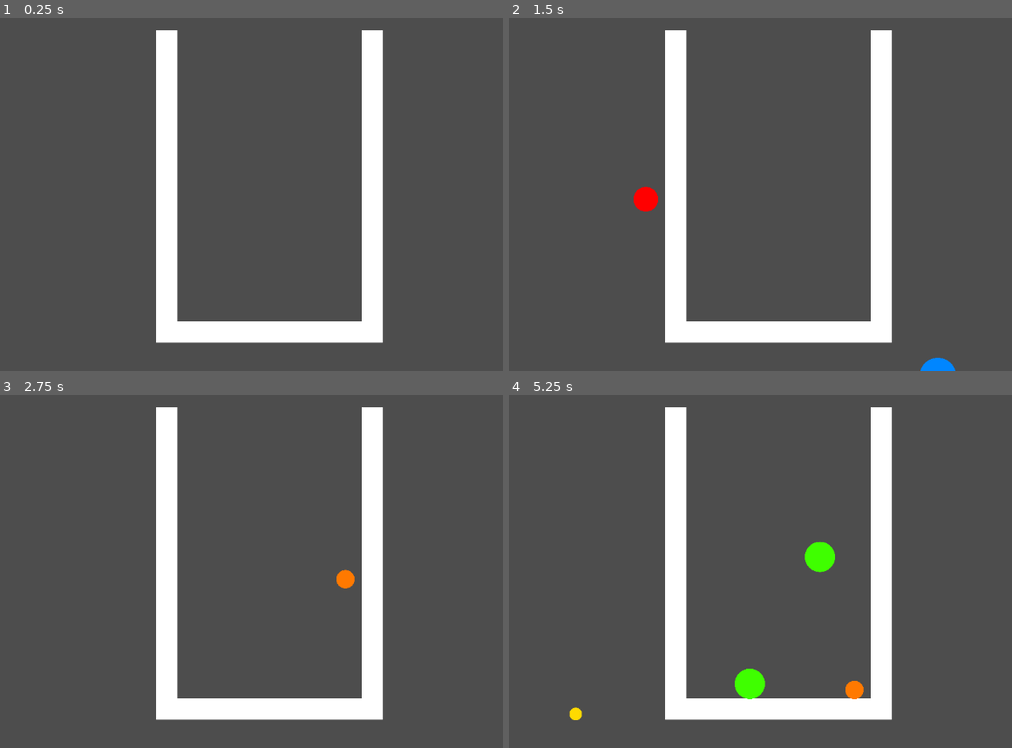
Above: before the commit, frames 1-4 (two rows, left to right).
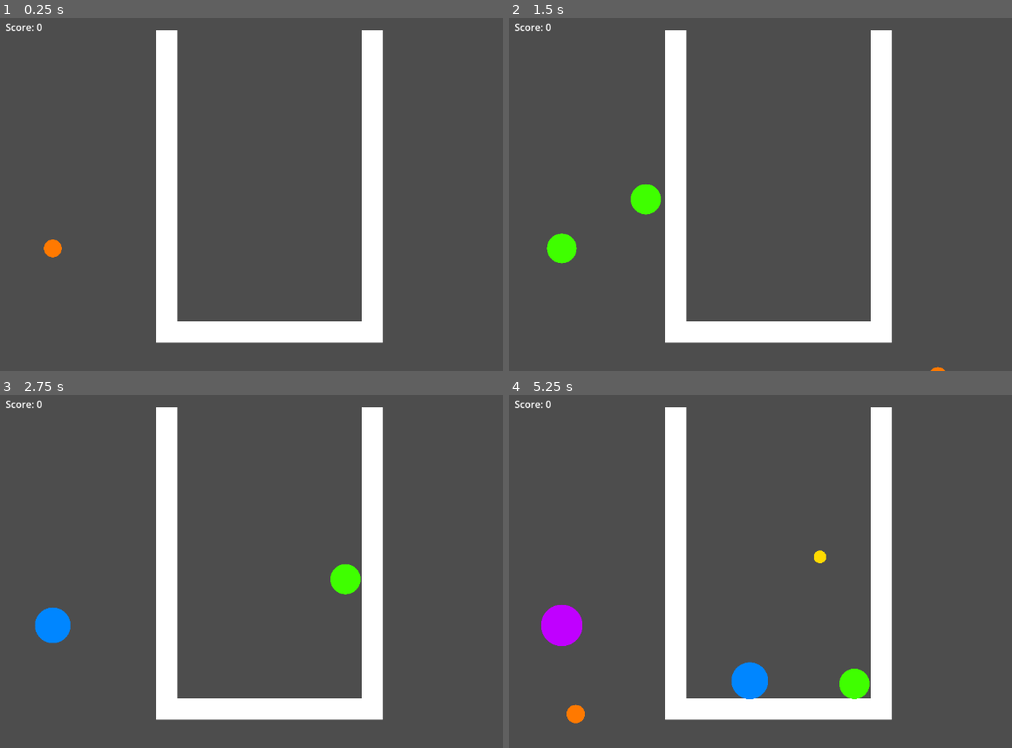
Above: after the commit, the same moments.

Repository: NickParamore/Merge-Game
Game: Godot game, scene res://main.tscn
Same seed, same stepped clock (60 frames per second), same inputs: the game is played once before the commit and once after it.
Inputs (mouse positions are in pixels of both pictures, inside the frame that each line leads up to):
- Up to frame 1 (0.25 s): no input
- Up to frame 2 (1.5 s): tap Enter at 0.5 s; move the mouse to (936, 155) at 0.52 s; click (936, 155) at 0.6 s; move the mouse to (644, 194) at 1.27 s; click (644, 194) at 1.35 s
- Up to frame 3 (2.75 s): move the mouse to (347, 465) at 2.02 s; click (347, 465) at 2.1 s
- Up to frame 4 (5.25 s): move the mouse to (750, 631) at 2.77 s; click (750, 631) at 2.85 s; move the mouse to (991, 610) at 3.52 s; click (991, 610) at 3.6 s; move the mouse to (574, 493) at 4.27 s; click (574, 493) at 4.35 s; move the mouse to (820, 553) at 5.02 s; click (820, 553) at 5.1 s

The runs differ from the first frame. In frame 1, 0.2% of the frame differs, in the area x 1-13%, y 1-68%; in frame 2, 1.1%; in frame 3, 1.1%; in frame 4, 2.5%, in the area x 1-72%, y 1-94%.

Commit message:
preview and score features

Diff:
--- a/main.gd
+++ /dev/null
@@ -1,40 +0,0 @@
-extends Node2D
-
-var ball = preload("res://scenes/ball.tscn")
-var ball2 = preload("res://scenes/ball_2.tscn")
-var ball3 = preload("res://scenes/ball_3.tscn")
-var ball4 = preload("res://scenes/ball_4.tscn")
-var ball5 = preload("res://scenes/ball_5.tscn")
-var ball6 = preload("res://scenes/ball_6.tscn")
-var ball7 = preload("res://scenes/ball_7.tscn")
-var rng = RandomNumberGenerator.new()
-
-func _physics_process(delta: float) -> void:
-	if Input.is_action_just_pressed("Left Click"):
-		inst(get_global_mouse_position())
-
-func inst(pos):
-	var ballType
-	var number = rng.randi_range(0,4)
-	if number == 0:
-		ballType = ball
-	elif number == 1:
-		ballType = ball2
-	elif number == 2:
-		ballType = ball3
-	elif number == 3:
-		ballType = ball4
-	elif number == 4:
-		ballType = ball5
-	elif number == 5:
-		ballType = ball6
-	elif number == 6:
-		ballType = ball7
-
-
-	var instance = ballType.instantiate()
-	instance.position = pos
-	add_child(instance)
-
-func ballPreview():
-	var nextBall = RigidBody2D
--- a/main.tscn
+++ b/main.tscn
@@ -1,6 +1,6 @@
-[gd_scene load_steps=5 format=3 uid="uid://cfj577ua1or27"]
+[gd_scene load_steps=6 format=3 uid="uid://cfj577ua1or27"]
 
-[ext_resource type="Script" path="res://main.gd" id="1_qy11b"]
+[ext_resource type="Script" path="res://scripts/main.gd" id="1_qy11b"]
 
 [sub_resource type="RectangleShape2D" id="RectangleShape2D_1ca67"]
 size = Vector2(35, 517)
@@ -9,6 +9,8 @@
 
 [sub_resource type="RectangleShape2D" id="RectangleShape2D_5ia48"]
 size = Vector2(35, 306)
+
+[sub_resource type="LabelSettings" id="LabelSettings_iawhg"]
 
 [node name="Node2D" type="Node2D"]
 script = ExtResource("1_qy11b")
@@ -49,3 +51,13 @@
 position = Vector2(1.23978e-05, -0.0169629)
 scale = Vector2(35, 306.012)
 texture = SubResource("CanvasTexture_n5jfm")
+
+[node name="PreviewSprite" type="Sprite2D" parent="."]
+position = Vector2(207, 445)
+
+[node name="Score" type="Label" parent="."]
+offset_left = 129.0
+offset_top = 67.0
+offset_right = 292.0
+offset_bottom = 90.0
+label_settings = SubResource("LabelSettings_iawhg")
--- a/scenes/ball.tscn
+++ b/scenes/ball.tscn
@@ -1,7 +1,7 @@
 [gd_scene load_steps=4 format=3 uid="uid://bms7vv3c3g4re"]
 
 [ext_resource type="Script" path="res://scripts/ball.gd" id="1_mrpmf"]
-[ext_resource type="Texture2D" uid="uid://te0gmtyvnhtt" path="res://assets/yellow-01.png" id="2_5sh7k"]
+[ext_resource type="Texture2D" uid="uid://te0gmtyvnhtt" path="res://assets/ball.png" id="2_ukebt"]
 
 [sub_resource type="CircleShape2D" id="CircleShape2D_8c077"]
 
@@ -16,6 +16,6 @@
 
 [node name="Yellow-01" type="Sprite2D" parent="."]
 scale = Vector2(0.0509592, 0.0509592)
-texture = ExtResource("2_5sh7k")
+texture = ExtResource("2_ukebt")
 
 [connection signal="body_entered" from="." to="." method="_on_body_entered"]
--- a/scenes/ball_2.tscn
+++ b/scenes/ball_2.tscn
@@ -1,7 +1,7 @@
 [gd_scene load_steps=4 format=3 uid="uid://cyo0abpt1yehw"]
 
 [ext_resource type="Script" path="res://scripts/ball.gd" id="1_s5faj"]
-[ext_resource type="Texture2D" uid="uid://cgr5b5tkl4er" path="res://assets/orange-01.png" id="2_100w6"]
+[ext_resource type="Texture2D" uid="uid://cgr5b5tkl4er" path="res://assets/ball_2.png" id="2_x7m7a"]
 
 [sub_resource type="CircleShape2D" id="CircleShape2D_su0sd"]
 radius = 15.0
@@ -18,6 +18,6 @@
 [node name="Orange-01" type="Sprite2D" parent="."]
 position = Vector2(0, -2.98023e-08)
 scale = Vector2(0.0743405, 0.0743405)
-texture = ExtResource("2_100w6")
+texture = ExtResource("2_x7m7a")
 
 [connection signal="body_entered" from="." to="." method="_on_body_entered"]
--- a/scenes/ball_3.tscn
+++ b/scenes/ball_3.tscn
@@ -1,7 +1,7 @@
 [gd_scene load_steps=4 format=3 uid="uid://gcobjdgtpnml"]
 
 [ext_resource type="Script" path="res://scripts/ball.gd" id="1_cdv52"]
-[ext_resource type="Texture2D" uid="uid://dk3028mkqsx5b" path="res://assets/red-01.png" id="2_3eb2v"]
+[ext_resource type="Texture2D" uid="uid://dk3028mkqsx5b" path="res://assets/ball_3.png" id="2_0pe4v"]
 
 [sub_resource type="CircleShape2D" id="CircleShape2D_w7yba"]
 radius = 20.0
@@ -18,6 +18,6 @@
 [node name="Red-01" type="Sprite2D" parent="."]
 position = Vector2(1.49012e-08, -1.49012e-08)
 scale = Vector2(0.0995204, 0.0995204)
-texture = ExtResource("2_3eb2v")
+texture = ExtResource("2_0pe4v")
 
 [connection signal="body_entered" from="." to="." method="_on_body_entered"]
--- a/scenes/ball_4.tscn
+++ b/scenes/ball_4.tscn
@@ -1,7 +1,7 @@
 [gd_scene load_steps=4 format=3 uid="uid://cdiwfqa8c078e"]
 
 [ext_resource type="Script" path="res://scripts/ball.gd" id="1_hsq1q"]
-[ext_resource type="Texture2D" uid="uid://b7c1r60g3bk2b" path="res://assets/green-01.png" id="2_huf4x"]
+[ext_resource type="Texture2D" uid="uid://b7c1r60g3bk2b" path="res://assets/ball_4.png" id="2_m511m"]
 
 [sub_resource type="CircleShape2D" id="CircleShape2D_a1w5e"]
 radius = 25.0
@@ -17,6 +17,6 @@
 
 [node name="Green-01" type="Sprite2D" parent="."]
 scale = Vector2(0.122302, 0.122302)
-texture = ExtResource("2_huf4x")
+texture = ExtResource("2_m511m")
 
 [connection signal="body_entered" from="." to="." method="_on_body_entered"]
--- a/scenes/ball_5.tscn
+++ b/scenes/ball_5.tscn
@@ -1,7 +1,7 @@
 [gd_scene load_steps=4 format=3 uid="uid://cx3sq42x26lco"]
 
 [ext_resource type="Script" path="res://scripts/ball.gd" id="1_0ae7l"]
-[ext_resource type="Texture2D" uid="uid://c0ad6215hywid" path="res://assets/blue-01.png" id="2_rahr2"]
+[ext_resource type="Texture2D" uid="uid://c0ad6215hywid" path="res://assets/ball_5.png" id="2_a3fiw"]
 
 [sub_resource type="CircleShape2D" id="CircleShape2D_7ejdt"]
 radius = 30.0
@@ -18,6 +18,6 @@
 [node name="Blue-01" type="Sprite2D" parent="."]
 position = Vector2(1.69492e-07, -0.0624986)
 scale = Vector2(0.148681, 0.148681)
-texture = ExtResource("2_rahr2")
+texture = ExtResource("2_a3fiw")
 
 [connection signal="body_entered" from="." to="." method="_on_body_entered"]
--- a/scenes/ball_6.tscn
+++ b/scenes/ball_6.tscn
@@ -1,7 +1,7 @@
 [gd_scene load_steps=4 format=3 uid="uid://bgf1kjdoopga4"]
 
 [ext_resource type="Script" path="res://scripts/ball.gd" id="1_j65va"]
-[ext_resource type="Texture2D" uid="uid://byqugvuvime8y" path="res://assets/purple-01.png" id="2_qaj8f"]
+[ext_resource type="Texture2D" uid="uid://byqugvuvime8y" path="res://assets/ball_6.png" id="2_wybyl"]
 
 [sub_resource type="CircleShape2D" id="CircleShape2D_m0vul"]
 radius = 35.0
@@ -17,6 +17,6 @@
 
 [node name="Purple-01" type="Sprite2D" parent="."]
 scale = Vector2(0.171463, 0.171463)
-texture = ExtResource("2_qaj8f")
+texture = ExtResource("2_wybyl")
 
 [connection signal="body_entered" from="." to="." method="_on_body_entered"]
--- a/scenes/ball_7.tscn
+++ b/scenes/ball_7.tscn
@@ -1,7 +1,7 @@
 [gd_scene load_steps=4 format=3 uid="uid://bataic35wij8r"]
 
 [ext_resource type="Script" path="res://scripts/lastBall.gd" id="1_v2fc0"]
-[ext_resource type="Texture2D" uid="uid://d1gnqp60orqcw" path="res://assets/pink-01.png" id="2_pvh62"]
+[ext_resource type="Texture2D" uid="uid://d1gnqp60orqcw" path="res://assets/ball_7.png" id="2_ijjue"]
 
 [sub_resource type="CircleShape2D" id="CircleShape2D_oo5xr"]
 radius = 40.0
@@ -17,6 +17,6 @@
 [node name="Pink-01" type="Sprite2D" parent="."]
 position = Vector2(0.117187, -0.117187)
 scale = Vector2(0.196081, 0.196081)
-texture = ExtResource("2_pvh62")
+texture = ExtResource("2_ijjue")
 
 [connection signal="body_entered" from="." to="." method="_on_body_entered"]
--- a/scripts/ball.gd
+++ b/scripts/ball.gd
@@ -1,6 +1,6 @@
 extends RigidBody2D
 
-# Define the merge hierarchy (Ball 1 -> Ball 2, Ball 2 -> Ball 3, ..., Ball 7 -> Ball 8)
+# Define the merge hierarchy (Ball 1 -> Ball 2, ..., Ball 7 -> Ball 8)
 var ball_merge_map = {
 	"Ball 1": "Ball 2",
 	"Ball 2": "Ball 3",
@@ -19,6 +19,16 @@
 	"Ball 5": load("res://scenes/ball_5.tscn"),
 	"Ball 6": load("res://scenes/ball_6.tscn"),
 	"Ball 7": load("res://scenes/ball_7.tscn"), # Final form, doesn't merge
+}
+
+# Define points per merge level
+var score_map = {
+	"Ball 1": 10,
+	"Ball 2": 20,
+	"Ball 3": 40,
+	"Ball 4": 80,
+	"Ball 5": 160,
+	"Ball 6": 320,
 }
 
 @export var ball_type: String  # Set in the Inspector
@@ -40,7 +50,7 @@
 
 			var new_position = (position + body.position) / 2  # Midpoint for new ball
 
-			# Defer the creation of the new ball
+			# Defer the creation of the new ball and scoring update
 			call_deferred("spawn_new_ball", next_ball_type, new_position, body)
 
 func spawn_new_ball(next_ball_type, new_position, body):
@@ -49,6 +59,12 @@
 	new_ball.ball_type = next_ball_type
 	get_parent().add_child(new_ball)
 
+	# Update score
+	if ball_type in score_map:
+		var main_script = get_tree().get_root().get_node("Node2D")  # Adjust if needed
+		if main_script.has_method("add_score"):
+			main_script.add_score(score_map[ball_type])
+
 	# Defer removal of merging balls
 	body.call_deferred("queue_free")
 	call_deferred("queue_free")
--- /dev/null
+++ b/scripts/main.gd
@@ -0,0 +1,64 @@
+extends Node2D
+
+var ball_data = [
+	{"texture": preload("res://assets/ball.png"), "scene": preload("res://scenes/ball.tscn")},
+	{"texture": preload("res://assets/ball_2.png"), "scene": preload("res://scenes/ball_2.tscn")},
+	{"texture": preload("res://assets/ball_3.png"), "scene": preload("res://scenes/ball_3.tscn")},
+	{"texture": preload("res://assets/ball_4.png"), "scene": preload("res://scenes/ball_4.tscn")},
+	{"texture": preload("res://assets/ball_5.png"), "scene": preload("res://scenes/ball_5.tscn")},
+	{"texture": preload("res://assets/ball_6.png"), "scene": preload("res://scenes/ball_6.tscn")},
+	{"texture": preload("res://assets/ball_7.png"), "scene": preload("res://scenes/ball_7.tscn")}
+]
+
+var score = 0  # Keeps track of the player score
+@onready var score_label = $Score  # Reference to the Label node
+
+var rng = RandomNumberGenerator.new()
+var next_ball_index = 0
+
+@onready var preview_sprite: Sprite2D = $PreviewSprite  # Make sure this exists in your scene
+
+func _ready():
+	generate_next_ball_preview()
+	score_label.text = "Score: 0"
+
+func add_score(points):
+	score += points
+	score_label.text = "Score: " + str(score)  # Update label text
+
+func _physics_process(delta: float) -> void:
+	if Input.is_action_just_pressed("Left Click"):
+		spawn_ball(get_global_mouse_position())
+
+func spawn_ball(pos: Vector2):
+	var ball_instance = ball_data[next_ball_index]["scene"].instantiate()
+	ball_instance.position = pos
+	add_child(ball_instance)
+
+	# Generate new preview
+	generate_next_ball_preview()
+
+func generate_next_ball_preview():
+	next_ball_index = rng.randi_range(0, ball_data.size() - 1)
+
+	var next_ball_texture = ball_data[next_ball_index]["texture"]
+	var next_ball_scene = ball_data[next_ball_index]["scene"]
+
+	if preview_sprite:
+		preview_sprite.texture = next_ball_texture  # Update texture
+
+		if next_ball_texture:
+			# Get the texture size
+			var texture_size = next_ball_texture.get_size()
+
+			# Get the actual ball instance to find its correct in-game scale
+			var temp_ball = next_ball_scene.instantiate()
+			var ball_size = temp_ball.get_node("CollisionShape2D").shape.radius * 2  # Diameter
+			temp_ball.queue_free()  # Delete temporary ball
+
+			# Scale the preview sprite to match the actual in-game ball size
+			preview_sprite.scale = Vector2(ball_size / texture_size.x, ball_size / texture_size.y)
+		else:
+			print("⚠️ Warning: Texture not found for preview ball.")
+	else:
+		print("⚠️ Warning: 'PreviewSprite' not found or not a Sprite2D.")
Renamed: assets/yellow-01.png -> assets/ball.png
Not shown, changed: assets/ball.png.import
Renamed: assets/orange-01.png -> assets/ball_2.png
Not shown, changed: assets/ball_2.png.import
Renamed: assets/red-01.png -> assets/ball_3.png
Not shown, changed: assets/ball_3.png.import
Renamed: assets/green-01.png -> assets/ball_4.png
Not shown, changed: assets/ball_4.png.import
Renamed: assets/blue-01.png -> assets/ball_5.png
Not shown, changed: assets/ball_5.png.import
Renamed: assets/purple-01.png -> assets/ball_6.png
Not shown, changed: assets/ball_6.png.import
(and 2 more such lines)
